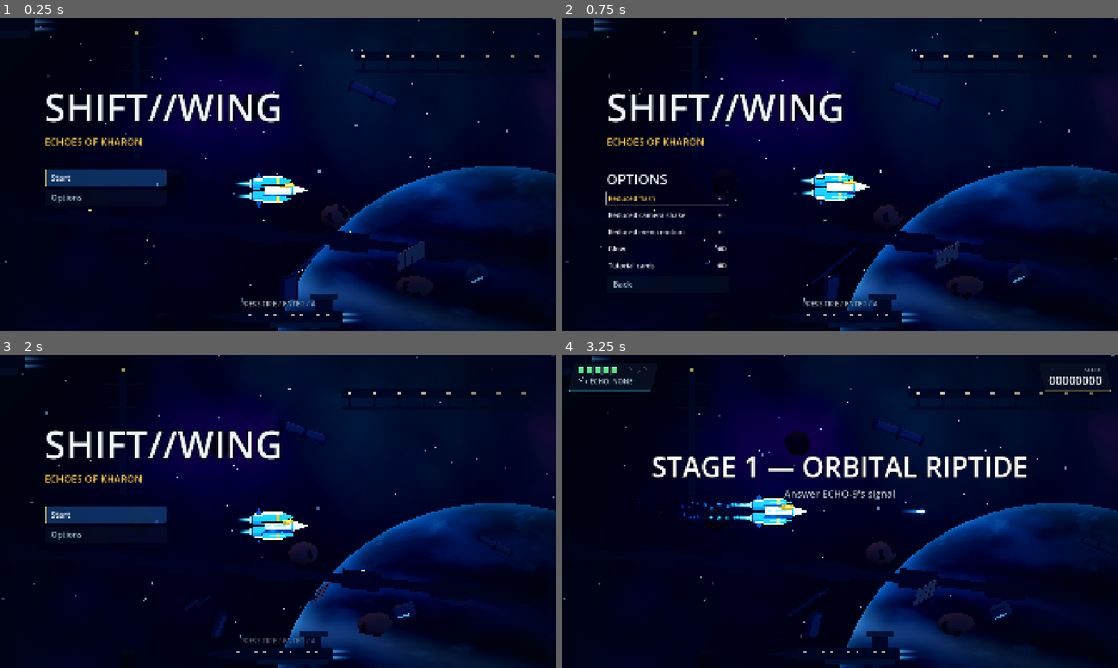
Above: before the commit, frames 1-4 (two rows, left to right).
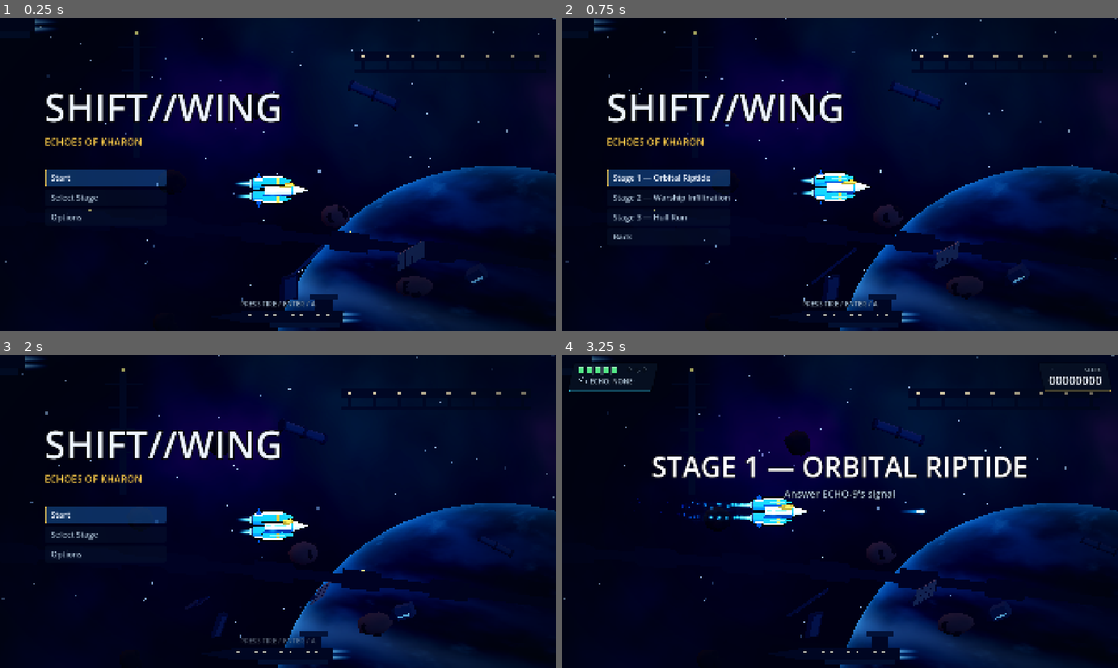
Above: after the commit, the same moments.

Repository: NikolasKorakidis/Mecha-Techa-Soldier
Game: Godot game, scene res://main/main.tscn
Two runs of this game, one before a commit and one after it. Both use one fixed random seed, a clock stepped at 60 frames per second and the inputs below.
Inputs (mouse positions are in pixels of both pictures, inside the frame that each line leads up to):
- Up to frame 1 (0.25 s): no input
- Up to frame 2 (0.75 s): click (667, 196) at 0.5 s, where only the run after the commit has a clickable "Select Stage"
- Up to frame 3 (2 s): click "Back" at 1.25 s
- Up to frame 4 (3.25 s): click "Start" at 2 s; tap Enter at 2.75 s; move the mouse to (962, 495) at 2.77 s; hold D (move_right) from 2.78 s (still down); tap K (dash) at 2.85 s; click (962, 495) at 2.92 s; tap Space (jump) at 3.02 s

The runs differ from the first frame. In frame 1, 0.2% of the frame differs, in the area x 9-18%, y 56-66%; in frame 2, 2.3%, in the area x 7-31%, y 48-87%; in frame 3, 0.2%; in frame 4, nothing differs.

Commit message:
Title menu: Select Stage (start the campaign at stage 1, 2 or 3)
Co-Authored-By: Claude Opus 5.5 <noreply@anthropic.com>
Claude-Session: https://claude.ai/code/session_01PVvv6XH9MFznwUdwK1tWZd

Diff:
--- a/main/main.gd
+++ b/main/main.gd
@@ -29,6 +29,15 @@
 	SceneRouter.go_to(first_stage)
 
 
+## Stage select: starts the campaign at stage 1–3 (the campaign resumes from the checkpoint id).
+func start_at_stage(stage: int) -> void:
+	set_paused(false)
+	RunSession.reset_run()
+	if stage > 1:
+		RunSession.save_checkpoint(StringName("STAGE %d" % stage))
+	SceneRouter.go_to(first_stage)
+
+
 ## Restart the current stage from its entry snapshot (score, weapon, energy).
 func restart_stage() -> void:
 	set_paused(false)
@@ -50,6 +59,8 @@
 	_hud.visible = Players.find(get_tree()) != null
 	if level.has_signal(&"start_requested"):
 		level.start_requested.connect(start_game, CONNECT_DEFERRED)
+	if level.has_signal(&"stage_requested"):
+		level.stage_requested.connect(start_at_stage, CONNECT_DEFERRED)
 
 
 func _unhandled_input(event: InputEvent) -> void:
--- a/tests/test_main_boot.gd
+++ b/tests/test_main_boot.gd
@@ -51,3 +51,19 @@
 	main.quit_to_title()
 	await wait_process_frames(1)
 	assert_eq(SceneRouter.current_path, main.start_level, "quit returns to the title")
+
+
+func test_stage_select_starts_the_campaign_at_each_stage() -> void:
+	var main: Node = (load("res://main/main.tscn") as PackedScene).instantiate()
+	add_autofree(main)
+	await wait_process_frames(1)
+	assert_true(SceneRouter.current_level.has_signal(&"stage_requested"), "title offers stage select")
+	var expected := {1: CampaignDirector.Phase.SHOOTER, 2: CampaignDirector.Phase.PLATFORMER, 3: CampaignDirector.Phase.HULL_RUN}
+	for stage: int in [3, 2, 1]:
+		main.start_at_stage(stage)
+		await wait_process_frames(4)
+		assert_eq(SceneRouter.current_path, main.first_stage, "stage %d loads the campaign" % stage)
+		var cd := SceneRouter.current_level.get_node("CampaignDirector") as CampaignDirector
+		assert_eq(cd.phase, expected[stage], "stage %d starts in the right phase" % stage)
+		main.quit_to_title()
+		await wait_process_frames(2)
--- a/ui/title/title_screen.gd
+++ b/ui/title/title_screen.gd
@@ -3,10 +3,16 @@
 ## Main listens for `start_requested`; no gameplay runs here.
 
 signal start_requested
+## Stage select: 1 = shooter, 2 = warship, 3 = hull run. Main starts the campaign there.
+signal stage_requested(stage: int)
+
+const STAGES: Array[String] = ["Stage 1 — Orbital Riptide", "Stage 2 — Warship Infiltration", "Stage 3 — Hull Run"]
 
 var _prompt: Label
 var _menu: VBoxContainer
 var _options: OptionsPanel
+var _stage_menu: VBoxContainer
+var _stage_first: UiMenuButton
 var _start: UiMenuButton
 var _time: float = 0.0
 
@@ -44,10 +50,30 @@
 	_start.text = "Start"
 	_start.pressed.connect(func() -> void: start_requested.emit())
 	_menu.add_child(_start)
+	var select := UiMenuButton.new()
+	select.text = "Select Stage"
+	select.pressed.connect(_open_stage_select)
+	_menu.add_child(select)
 	var options := UiMenuButton.new()
 	options.text = "Options"
 	options.pressed.connect(_open_options)
 	_menu.add_child(options)
+	_stage_menu = VBoxContainer.new()
+	_stage_menu.add_theme_constant_override(&"separation", 10)
+	_stage_menu.size_flags_horizontal = Control.SIZE_SHRINK_BEGIN
+	_stage_menu.visible = false
+	column.add_child(_stage_menu)
+	for i in STAGES.size():
+		var button := UiMenuButton.new()
+		button.text = STAGES[i]
+		button.pressed.connect(func() -> void: stage_requested.emit(i + 1))
+		_stage_menu.add_child(button)
+		if i == 0:
+			_stage_first = button
+	var back := UiMenuButton.new()
+	back.text = "Back"
+	back.pressed.connect(_close_stage_select)
+	_stage_menu.add_child(back)
 	_options = OptionsPanel.new()
 	_options.size_flags_horizontal = Control.SIZE_SHRINK_BEGIN
 	_options.visible = false
@@ -72,6 +98,11 @@
 
 
 func _unhandled_input(event: InputEvent) -> void:
+	if _stage_menu.visible:
+		if event.is_action_pressed(&"ui_cancel"):
+			_close_stage_select()
+			get_viewport().set_input_as_handled()
+		return
 	if _options.visible:
 		if event.is_action_pressed(&"ui_cancel"):
 			_close_options()
@@ -80,6 +111,18 @@
 	if event.is_action_pressed(&"fire"):
 		get_viewport().set_input_as_handled()
 		start_requested.emit()
+
+
+func _open_stage_select() -> void:
+	_menu.visible = false
+	_stage_menu.visible = true
+	_stage_first.grab_focus()
+
+
+func _close_stage_select() -> void:
+	_stage_menu.visible = false
+	_menu.visible = true
+	_start.grab_focus()
 
 
 func _open_options() -> void:
Not shown, changed: README.md
